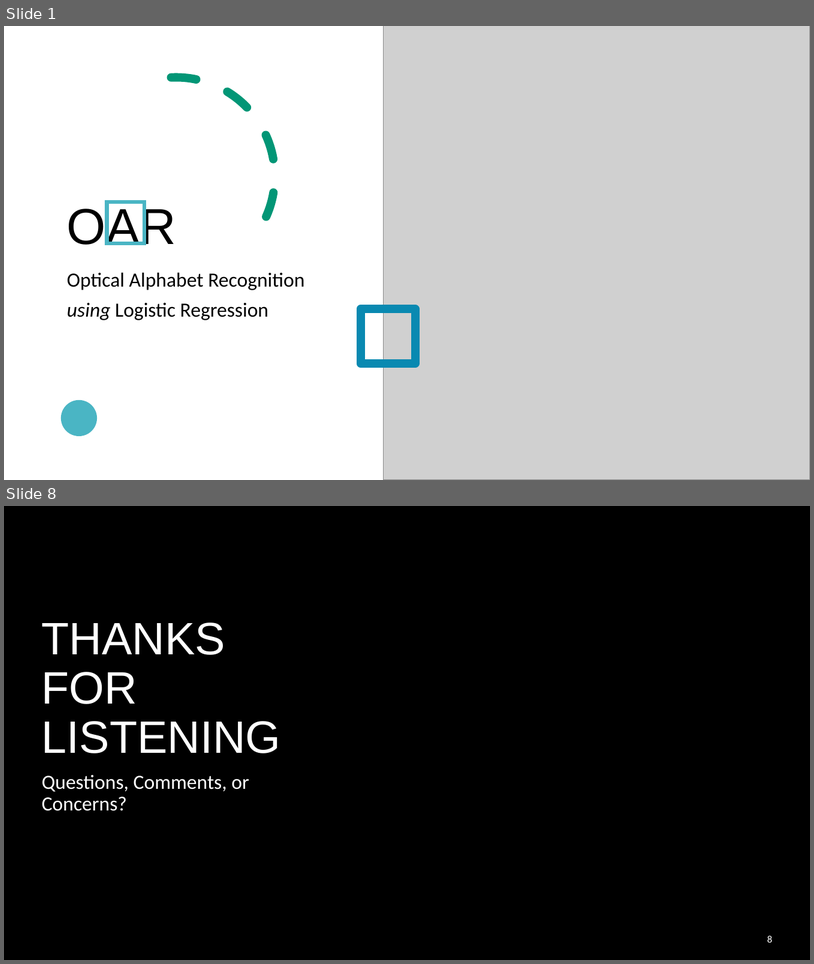
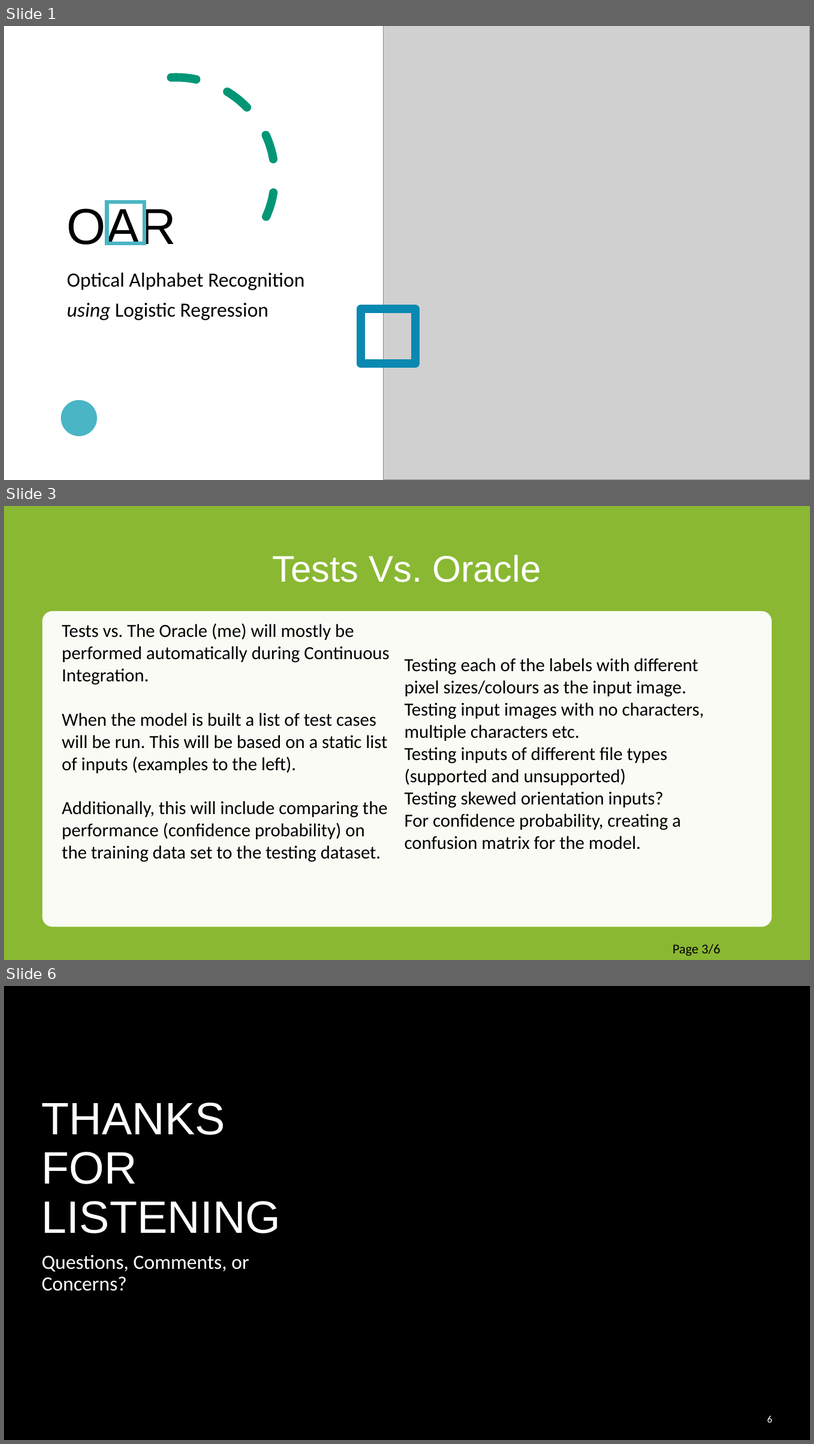
Before and after one commit to cer-hunter/OAR-CAS741, a slide deck: docs/Presentations/VNVPlanPresentation/VNVPlanPresentation.pptx. Shown one above the other, each under a label of ours: slides 1 and 8 before the commit, slides 1, 3 and 6 after it; the slides between them are not shown. The pictures are 814x964 and 814x1444 pixels, drawn with LibreOffice and Linux fonts; fonts in the diff are those of the drawing; grey boxes stand for pictures; background and template pictures are left out. Boxes give left, top, right and bottom in pixels: in the first picture for what was removed or moved away, otherwise in the second. Text is boxed around its words. In the diff, an @@ line names an element or a change of style, - is before the commit and + after.

```diff
--- a/docs/Presentations/VNVPlanPresentation/VNVPlanPresentation.pptx
+++ b/docs/Presentations/VNVPlanPresentation/VNVPlanPresentation.pptx
@@ slide 3 added at (x1=4, y1=506, x2=810, y2=960), background #FFFFFF @@
@@ rectangle added at (x1=4, y1=506, x2=810, y2=960), fill #8AB833 @@
@@ freeform shape added at (x1=698, y1=506, x2=755, y2=529), fill #029676 @@
@@ title added at (x1=273, y1=555, x2=541, y2=582), 44 pt, text #FFFFFF @@
+Tests Vs. Oracle
@@ rounded rectangle added at (x1=42, y1=611, x2=772, y2=927), fill #FFFFFF at 95% opacity @@
@@ text added at (x1=62, y1=623, x2=389, y2=862), 22 pt, text #000000 @@
+Tests vs. The Oracle (me) will mostly be performed automatically during Continuous Integration.
+When the model is built a list of test cases will be run. This will be based on a static list of inputs (examples to the left).
+Additionally, this will include comparing the performance (confidence probability) on the training data set to the testing dataset.
@@ text added at (x1=405, y1=658, x2=705, y2=849), 22 pt, text #000000 @@
+Testing each of the labels with different pixel sizes/colours as the input image.
+Testing input images with no characters, multiple characters etc.
+Testing inputs of different file types (supported and unsupported)
+Testing skewed orientation inputs?
+For confidence probability, creating a confusion matrix for the model.
@@ freeform shape added at (x1=4, y1=801, x2=67, y2=915), fill #0989B1 @@
@@ freeform shape added at (x1=12, y1=884, x2=130, y2=960), fill #029676 @@
@@ page number added at (x1=673, y1=943, x2=720, y2=955), 16 pt, text #000000 @@
+Page 3/6
@@ what was slide 8 is now slide 6 @@
@@ page number at (x1=768, y1=1415, x2=773, y2=1422): text changed @@
-8
+6
```
Also in this commit, not shown: 1 slide changed, 2 other slides added, 5 slides removed, 1 other file.
